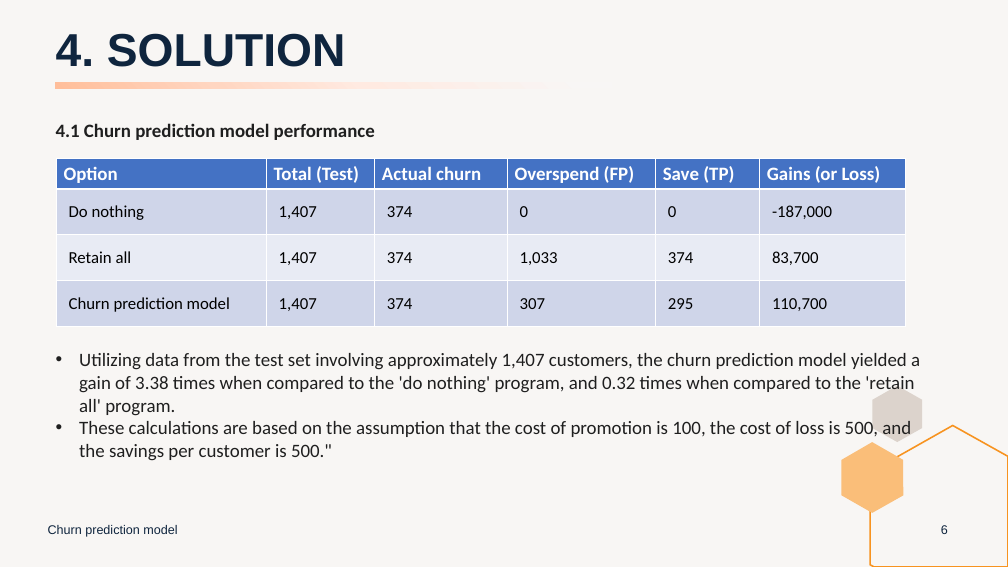
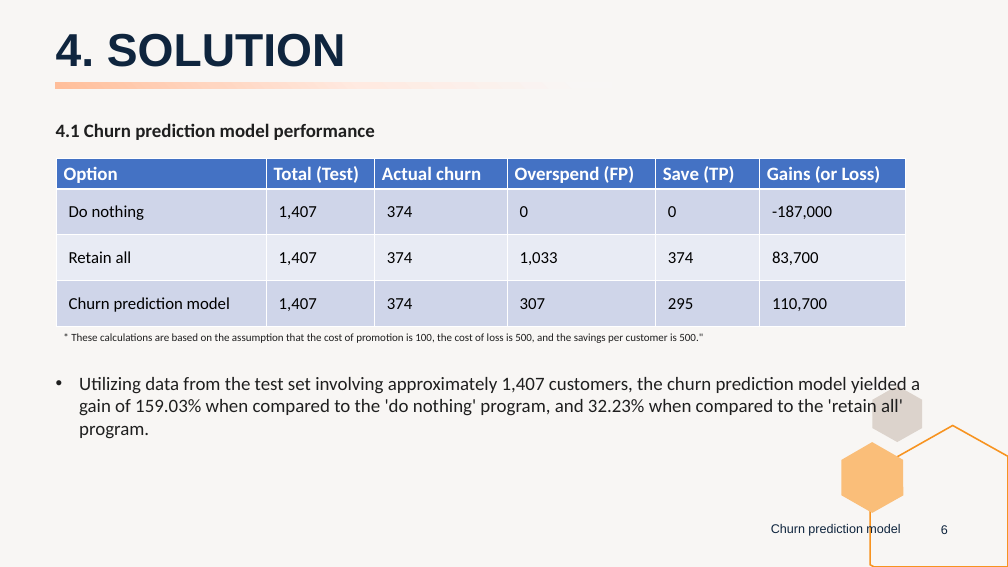
Before and after one commit to peerapat-t/telco_churn_prediction_model, a slide deck: slide 6 of Telco churn prediction model presentation.pptx. Drawn at 1008x567 pixels with LibreOffice and Linux fonts; fonts in the diff are those of the drawing. Boxes give left, top, right and bottom in pixels: in the first picture for what was removed or moved away, otherwise in the second. Text is boxed around its words. In the diff, an @@ line names an element or a change of style, - is before the commit and + after.

```diff
--- a/Telco churn prediction model presentation.pptx
+++ b/Telco churn prediction model presentation.pptx
@@ text added at bbox=[71, 333, 703, 343], 10.5 pt, text #1F1F1F @@
+* These calculations are based on the assumption that the cost of promotion is 100, the cost of loss is 500, and the savings per customer is 500."
@@ text at bbox=[79, 377, 920, 439]: text changed @@
-• Utilizing data from the test set involving approximately 1,407 customers, the churn prediction model yielded a gain of 3.38 times when compared to the 'do nothing' program, and 0.32 times when compared to the 'retain all' program.
-• These calculations are based on the assumption that the cost of promotion is 100, the cost of loss is 500, and the savings per customer is 500."
+• Utilizing data from the test set involving approximately 1,407 customers, the churn prediction model yielded a gain of 159.03% when compared to the 'do nothing' program, and 32.23% when compared to the 'retain all' program.
@@ text "Churn prediction model": place and size @@
-text "Churn prediction model" at bbox=[48, 525, 177, 537]
+text "Churn prediction model" at bbox=[771, 523, 900, 536]
@@ text "Churn prediction model" at bbox=[771, 523, 900, 536]: more space between paragraphs; vertical alignment middle to top @@
```
Also in this commit, not shown: 17 other slides changed, 2 other files.
